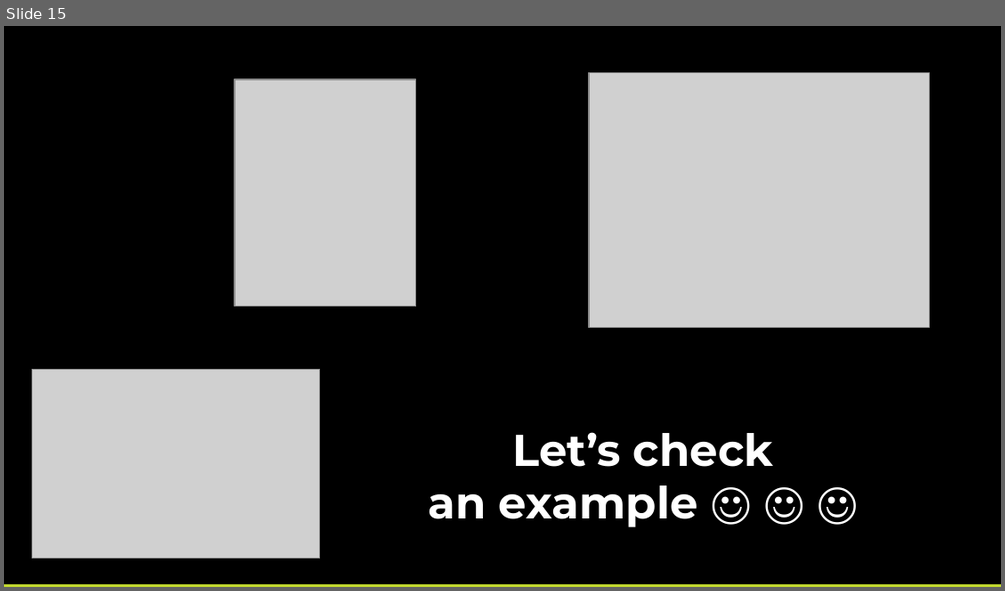
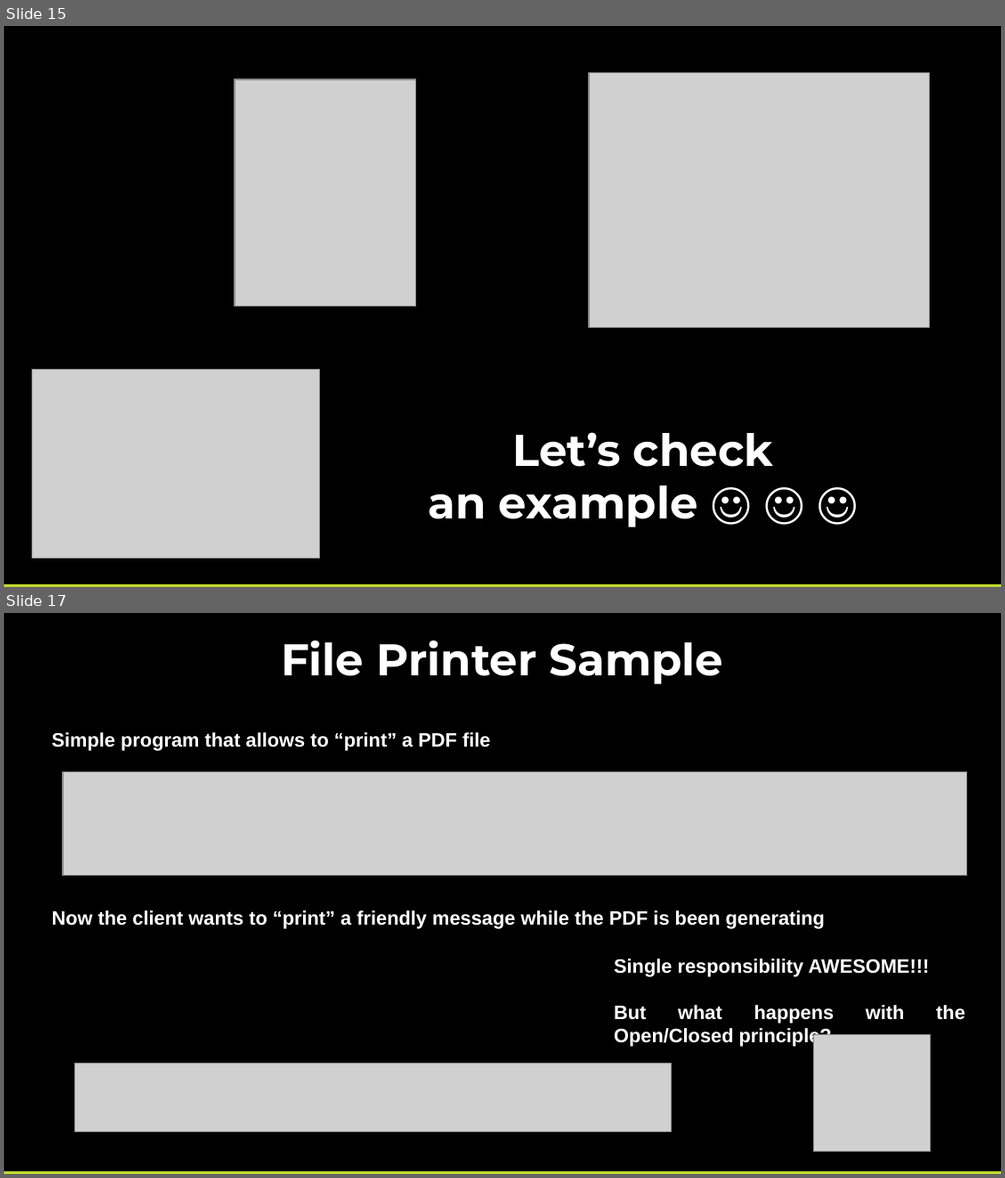
Before and after one commit to pcastellanos/TeamTraining, a slide deck: SOLID/SOLID.pptx. Shown one above the other, each under a label of ours: slide 15 before the commit, slides 15 and 17 after it; the slides between them are not shown. The pictures are 1005x591 and 1005x1178 pixels, drawn with LibreOffice and Linux fonts; fonts in the diff are those of the drawing; grey boxes stand for pictures. Boxes give left, top, right and bottom in pixels: in the first picture for what was removed or moved away, otherwise in the second. Text is boxed around its words. In the diff, an @@ line names an element or a change of style, - is before the commit and + after.

Commit message:
[Open/Closed] Third requirement: use a both message (the principle is being fulfilled)

```diff
--- a/SOLID/SOLID.pptx
+++ b/SOLID/SOLID.pptx
@@ slide 17 added at (x1=4, y1=613, x2=1001, y2=1174), background #000000 @@
@@ text added at (x1=281, y1=641, x2=723, y2=684), 32 pt, text #FFFFFF, bold @@
+File Printer Sample
@@ text added at (x1=52, y1=732, x2=490, y2=750), 14 pt, text #FFFFFF, bold @@
+Simple program that allows to “print” a PDF file
@@ picture added at (x1=63, y1=771, x2=967, y2=874) @@
@@ text added at (x1=52, y1=910, x2=825, y2=929), 14 pt, text #FFFFFF, bold @@
+Now the client wants to “print” a friendly message while the PDF is been generating
@@ text added at (x1=614, y1=958, x2=930, y2=1046), 14 pt, text #FFFFFF, bold @@
+Single responsibility AWESOME!!!
+But what happens with the Open/Closed principle?
@@ picture added at (x1=813, y1=1035, x2=930, y2=1151) @@
@@ picture added at (x1=75, y1=1063, x2=671, y2=1131) @@
@@ rectangle added at (x1=4, y1=1171, x2=1001, y2=1174), fill #C1D82F @@
```
Also in this commit, not shown: 1 slide changed, 1 other slide added, 11 other files.
